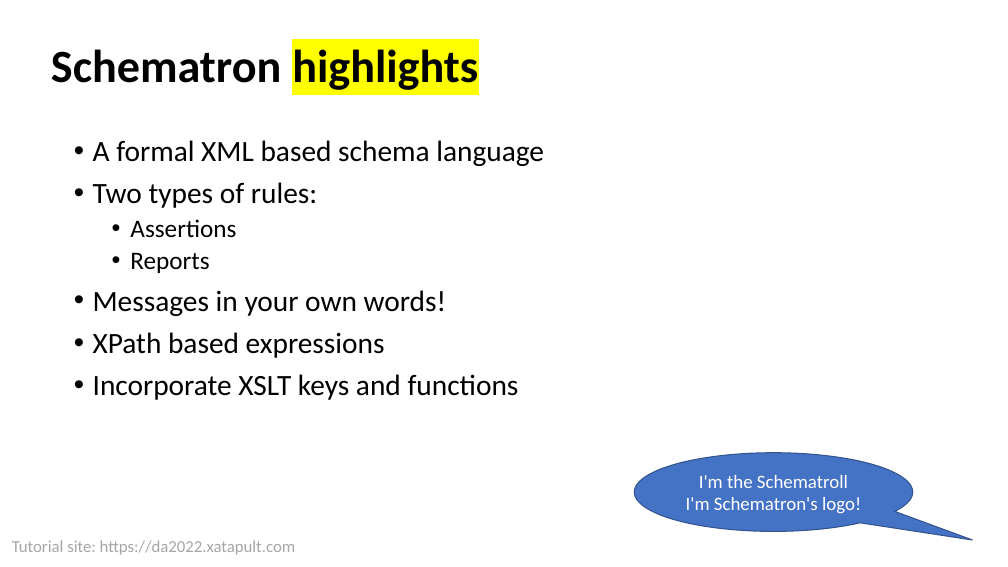
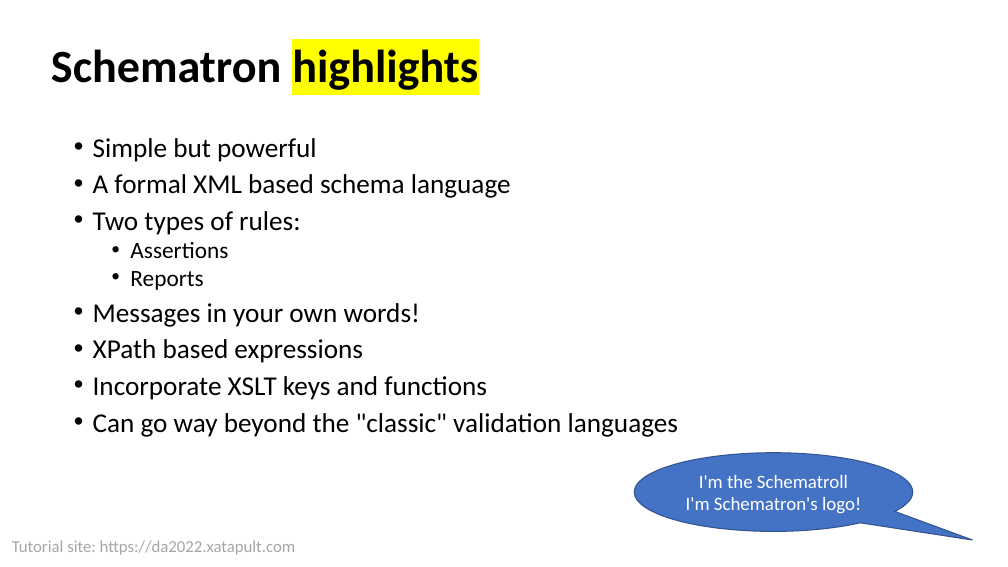
Before and after one commit to xatapult/da-2022-schematron, a slide deck: slide 3 of presentation/Schematron Tutorial DA 2022.pptx. Drawn at 1008x567 pixels with LibreOffice and Linux fonts; fonts in the diff are those of the drawing; background and template pictures are left out. Boxes give left, top, right and bottom in pixels: in the first picture for what was removed or moved away, otherwise in the second. Text is boxed around its words. In the diff, an @@ line names an element or a change of style, - is before the commit and + after.

```diff
--- a/presentation/Schematron Tutorial DA 2022.pptx
+++ b/presentation/Schematron Tutorial DA 2022.pptx
@@ text at [93, 138, 317, 162]: paragraph added @@
+• Simple but powerful
@@ text at [93, 174, 511, 400]: size 28 to 25.9 pt in "A formal XML based schema language", "Two types of rules:", "Messages in your own words!", "XPath based expressions" and 1 more places; size 24 to 22.2 pt in "Assertions", "Reports"; line spacing 0.9 to 0.8 @@
@@ text at [93, 413, 678, 437]: paragraph added @@
+• Can go way beyond the "classic" validation languages
```
Also in this commit, not shown: 6 other slides changed, 6 slides added, 5 slides removed, 27 other files.
